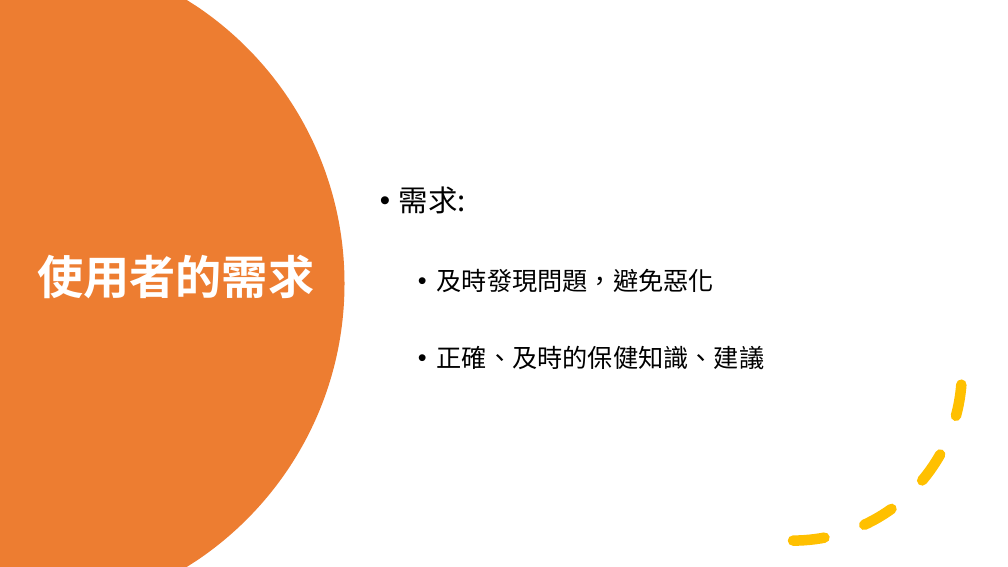
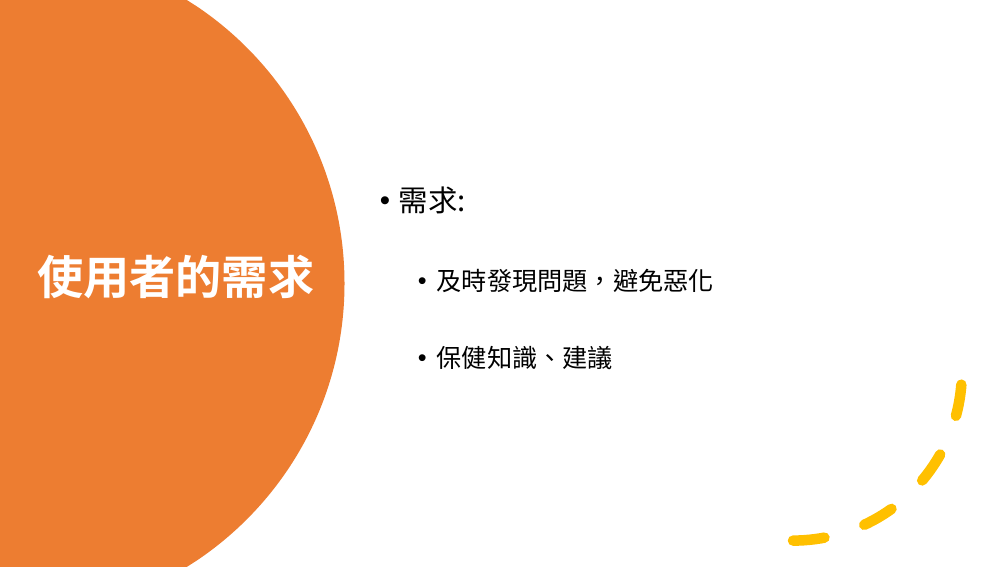
Before and after one commit to michaelchen1225/-, a slide deck: slide 9 of 整合/報告/產品報告.pptx (slide 10 before the commit). Drawn at 1008x567 pixels with LibreOffice and Linux fonts; fonts in the diff are those of the drawing. Boxes give left, top, right and bottom in pixels: in the first picture for what was removed or moved away, otherwise in the second. Text is boxed around its words. In the diff, an @@ line names an element or a change of style, - is before the commit and + after.

```diff
--- a/整合/報告/產品報告.pptx
+++ b/整合/報告/產品報告.pptx
@@ text at (x1=437, y1=345, x2=613, y2=369): text changed @@
-  • 正確、及時的保健知識、建議
+  • 保健知識、建議
```
Also in this commit, not shown: 4 other slides changed, 5 slides added, 4 slides removed, 3 other files.
